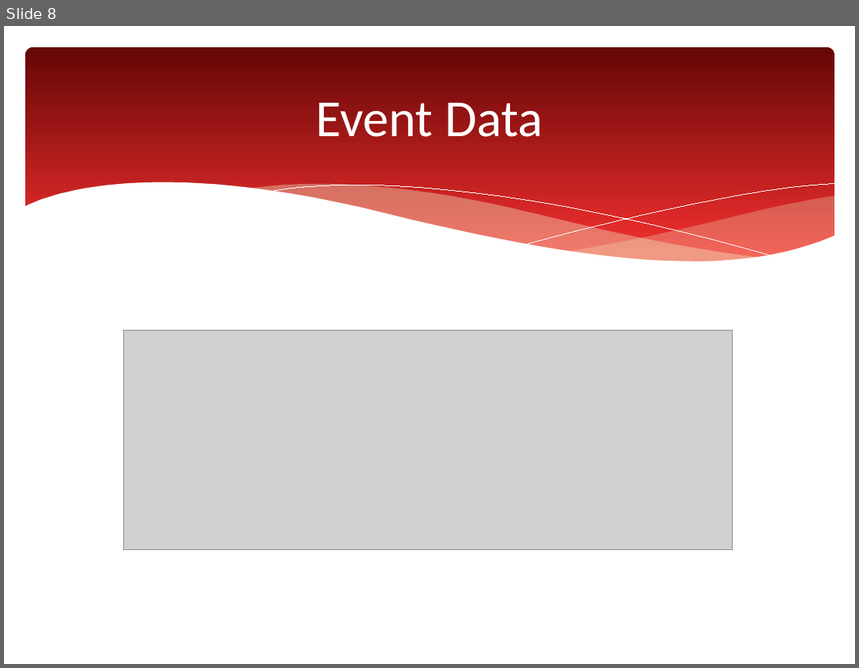
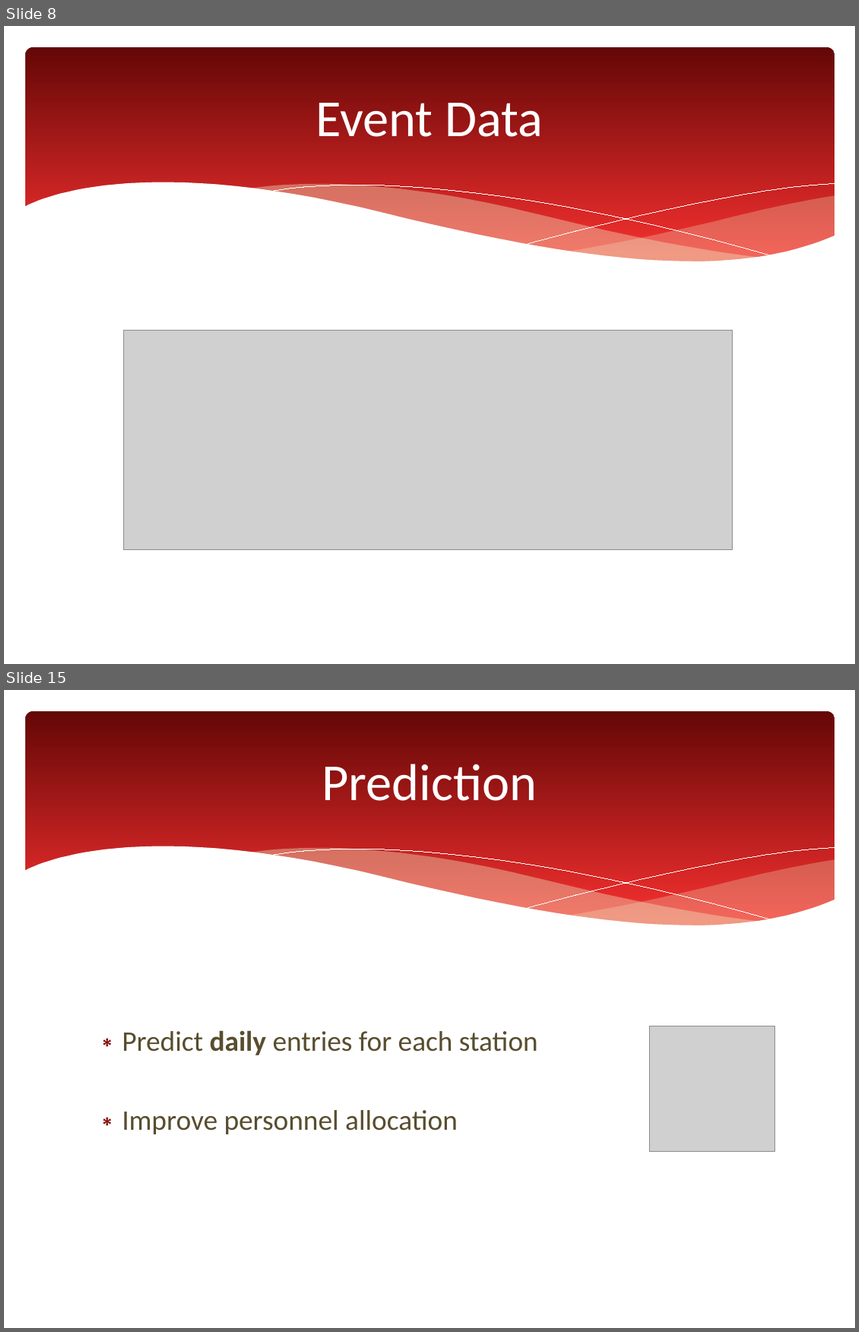
Before and after one commit to azampagl/harvard-capstone, a slide deck: docs/presentations/executive/mbta-capstone_executive.pptx. Shown one above the other, each under a label of ours: slide 8 before the commit, slides 8 and 15 after it; the slides between them are not shown. The pictures are 859x668 and 859x1332 pixels, drawn with LibreOffice and Linux fonts; fonts in the diff are those of the drawing; grey boxes stand for pictures. Boxes give left, top, right and bottom in pixels: in the first picture for what was removed or moved away, otherwise in the second. Text is boxed around its words. In the diff, an @@ line names an element or a change of style, - is before the commit and + after.

```diff
--- a/docs/presentations/executive/mbta-capstone_executive.pptx
+++ b/docs/presentations/executive/mbta-capstone_executive.pptx
@@ slide 15 added at (4,690,855,1328), background #FFFFFF; not listed: 6 template elements that a slide beside it also shows @@
@@ title added at (322,764,537,801), 44 pt, text #FFFFFF @@
+Prediction
@@ text added at (122,1030,538,1135), 24 pt, text #584D2E @@
+∗ Predict daily entries for each station
+∗ Improve personnel allocation
@@ picture added at (649,1026,775,1151) @@
```
Also in this commit, not shown: 1 slide changed, 13 other slides added, 1 slide removed, 8 other files.
